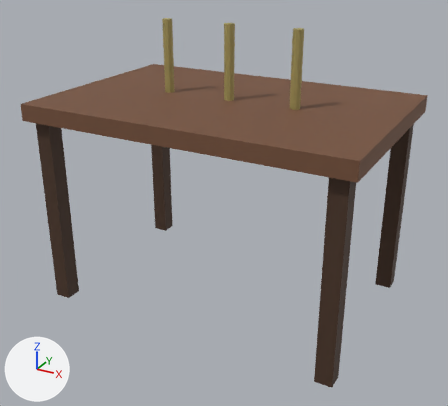
Before and after pictures for a commit that changed the glTF model public/assets/station_workbench.glb.
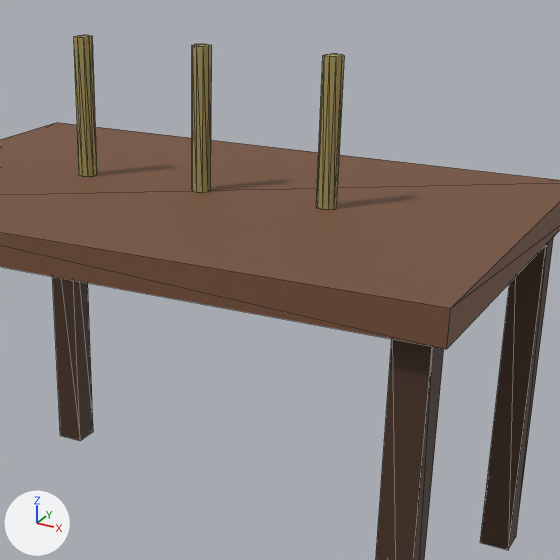
Each version is shown whole from a camera (50 mm lens) standing at (1.023, -1.899, 1.317) and looking at (0.009, -0.055, 0.395), then close up on the part from 28% to 93% of the width and 0% to 72% of the height. Every picture has the same lights, and +X, +Y and +Z are marked at lower left. The older version's two pictures come first. The close-ups show mesh edges as thin lines. Vertices at exactly the same position are counted once.

Before the edit, the objects in view are built like this:
```python
me_station_workbench = bpy.data.meshes.new('STATION_Workbench')
me_station_workbench.from_pydata(...)  # a box spanning x -0.6..0.6, y -0.4..0.4, z 0.71..0.77, material slot 0; a box spanning x -0.57..-0.51, y -0.37..-0.31, z 0.0..0.71, material slot 1; a box spanning x -0.57..-0.51, y 0.31..0.37, z 0.0..0.71, material slot 1; a box spanning x 0.51..0.57, y -0.37..-0.31, z 0.0..0.71, material slot 1; a box spanning x 0.51..0.57, y 0.31..0.37, z 0.0..0.71, material slot 1; a 10-sided cylinder along z spanning x -0.267..-0.233, y -0.018..0.018, z 0.77..1.03, material slot 2; a 10-sided cylinder along z spanning x -0.017..0.017, y -0.018..0.018, z 0.77..1.03, material slot 2; a 10-sided cylinder along z spanning x 0.233..0.267, y -0.018..0.018, z 0.77..1.03, material slot 2
me_station_workbench.materials.append(mat_mat_woodwarm_a)  # brown #76513a
me_station_workbench.materials.append(mat_mat_wooddark_a)  # brown #4a3324
me_station_workbench.materials.append(mat_mat_bamboo_a)  # yellow #a89a5c
ob_station_workbench = bpy.data.objects.new('STATION_Workbench', me_station_workbench)
ob_station_workbench.location = (0.0, 0.0, 0.0)
```
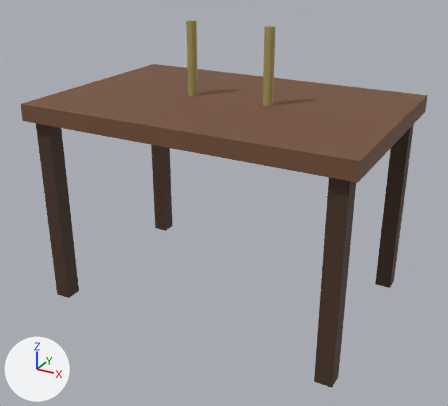
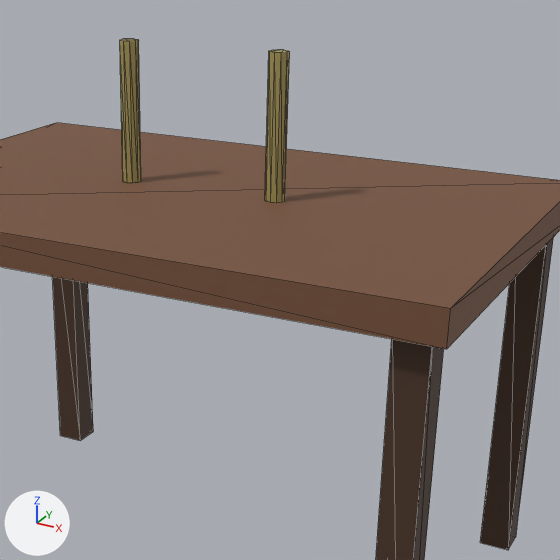
Pixel boxes [x1, y1, x2, y2] of what changed, in the close-ups (560 x 560 px; the box of a moved part takes in the faces that stretch with it):
'STATION_Workbench', reshaped
    before: [0, 35, 560, 560]
    after: [0, 39, 560, 560]
part 1 of me_station_workbench, deleted (yellow)
    before: [316, 54, 345, 210]
part 2 of me_station_workbench, moved or reshaped
    before: [74, 35, 97, 177]
    after: [120, 39, 141, 183]
part 3 of me_station_workbench, moved or reshaped
    before: [192, 44, 212, 193]
    after: [265, 50, 290, 203]

The change, as a list of edits to the scene's bpy script:
```text
Change me_station_workbench:
    used by ob_station_workbench; location = (0.0, 0.0, 0.0)
    remove me_station_workbench.from_pydata(...)  # 100 vertices, 168 faces; spans x -0.6..0.6, y -0.4..0.4, z 0.0..1.03
    add me_station_workbench.from_pydata(...)  # 80 vertices, 132 faces; spans x -0.6..0.6, y -0.4..0.4, z 0.0..1.03
    me_station_workbench part 1: the loose piece of 20 vertices spanning x 0.233..0.267, y -0.018..0.018, z 0.77..1.03 is deleted
    me_station_workbench part 2
    20 vertices in x -0.267..-0.233, y -0.018..0.018, z 0.77..1.03 move by (0.1, 0.0, 0.0)
    me_station_workbench part 3
    20 vertices in x -0.017..0.017, y -0.018..0.018, z 0.77..1.03 move by (0.15, 0.0, 0.0)
```
